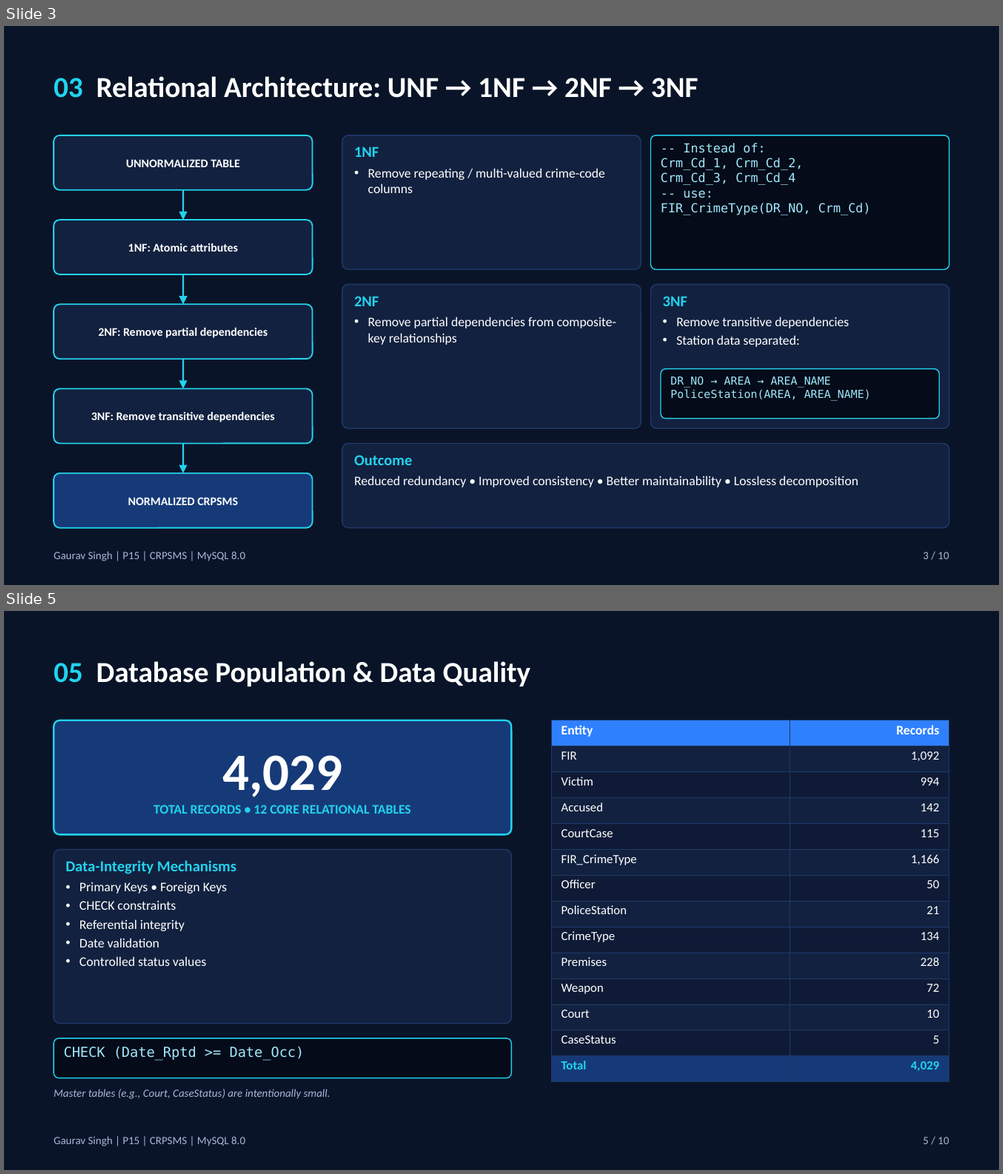
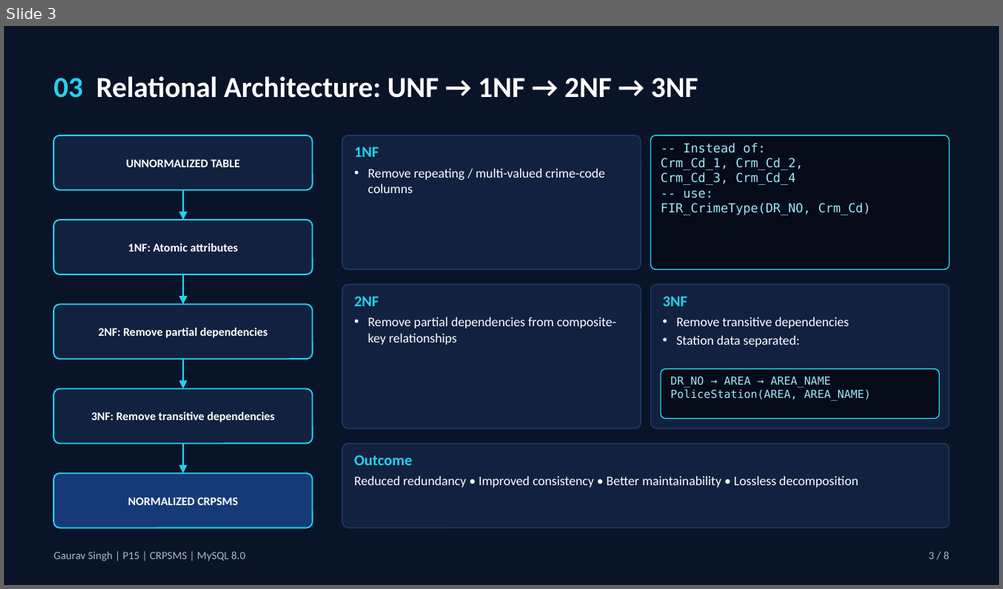
Before and after one commit to gauravsingh-analytics/DBMS-Project, a slide deck: Presentation_Deck.pptx. Shown one above the other, each under a label of ours: slides 3 and 5 before the commit, slide 3 after it; the slides between them are not shown. The pictures are 1003x1174 and 1003x589 pixels, drawn with LibreOffice and Linux fonts; fonts in the diff are those of the drawing. Boxes give left, top, right and bottom in pixels: in the first picture for what was removed or moved away, otherwise in the second. Text is boxed around its words. In the diff, an @@ line names an element or a change of style, - is before the commit and + after.

```diff
--- a/Presentation_Deck.pptx
+++ b/Presentation_Deck.pptx
@@ slide 5 removed at (4, 611, 999, 1170), background #0A1428 @@
@@ text removed at (54, 661, 531, 686) @@
-05 Database Population & Data Quality
@@ rounded rectangle removed at (54, 721, 511, 834) @@
@@ table removed at (551, 721, 949, 1082), 14 rows, 2 columns @@
-Entity | Records
-FIR | 1,092
-Victim | 994
-Accused | 142
-CourtCase | 115
-FIR_CrimeType | 1,166
-Officer | 50
-PoliceStation | 21
-CrimeType | 134
-Premises | 228
-Weapon | 72
-Court | 10
-CaseStatus | 5
-Total | 4,029
@@ text removed at (153, 755, 411, 814) @@
-4,029
-TOTAL RECORDS • 12 CORE RELATIONAL TABLES
@@ rounded rectangle removed at (54, 850, 511, 1024) @@
@@ text removed at (65, 860, 236, 966) @@
-Data-Integrity Mechanisms
-• Primary Keys • Foreign Keys
-• CHECK constraints
-• Referential integrity
-• Date validation
-• Controlled status values
@@ rounded rectangle removed at (54, 1039, 511, 1079) @@
@@ text removed at (64, 1046, 304, 1061) @@
-CHECK (Date_Rptd >= Date_Occ)
@@ text removed at (54, 1089, 330, 1099) @@
-Master tables (e.g., Court, CaseStatus) are intentionally small.
@@ text removed at (54, 1136, 245, 1147) @@
-Gaurav Singh | P15 | CRPSMS | MySQL 8.0
@@ text removed at (922, 1137, 948, 1145) @@
-5 / 10
@@ slide 3 changed as well @@
@@ text at (928, 552, 949, 560): text changed @@
-3 / 10
+3 / 8
```
Also in this commit, not shown: 7 other slides changed, 1 other slide removed.
